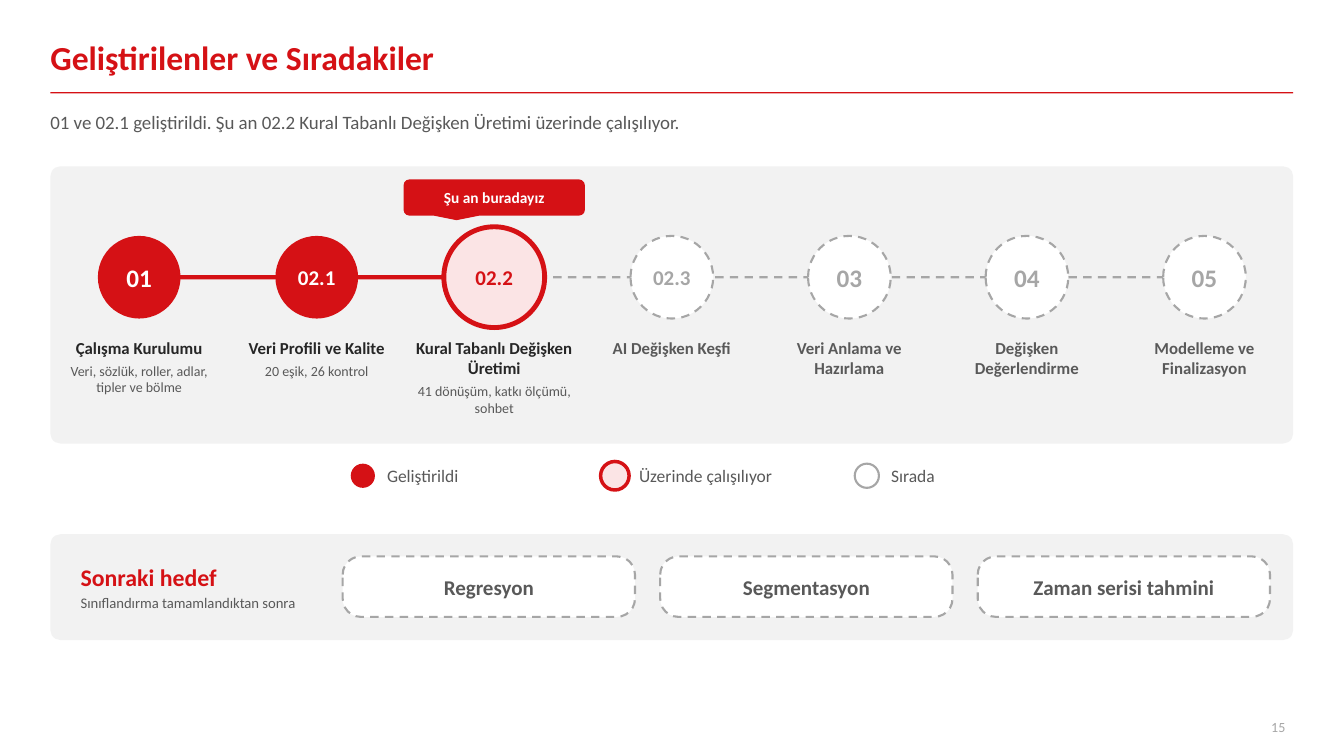
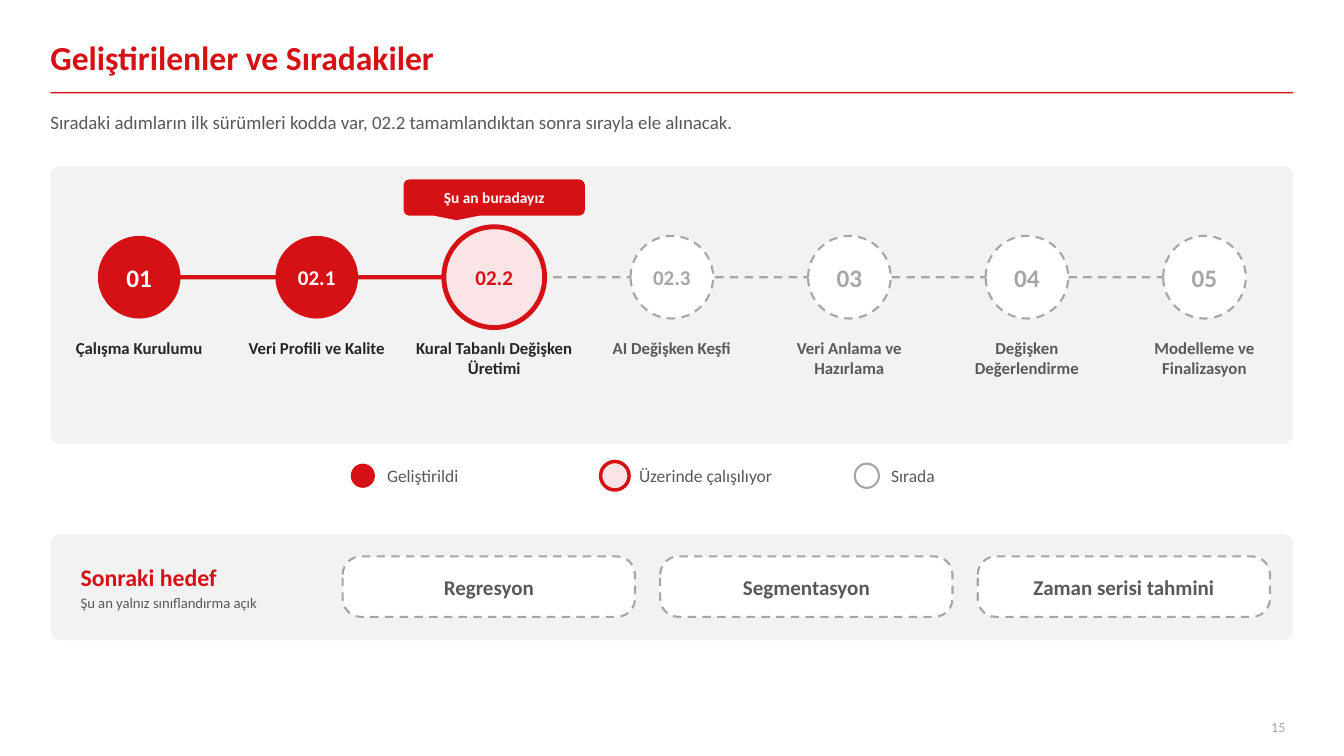
Before and after one commit to canmergen/amp, a slide deck: slide 15 of analitik_modelleme_platformu_GUNCEL/sunum/Platform_Sunum_Sade.pptx. Drawn at 1344x756 pixels with LibreOffice and Linux fonts; fonts in the diff are those of the drawing. Boxes give left, top, right and bottom in pixels: in the first picture for what was removed or moved away, otherwise in the second. Text is boxed around its words. In the diff, an @@ line names an element or a change of style, - is before the commit and + after.

```diff
--- a/analitik_modelleme_platformu_GUNCEL/sunum/Platform_Sunum_Sade.pptx
+++ b/analitik_modelleme_platformu_GUNCEL/sunum/Platform_Sunum_Sade.pptx
@@ text at <box>50,116,732,132</box>: text changed @@
-01 ve 02.1 geliştirildi. Şu an 02.2 Kural Tabanlı Değişken Üretimi üzerinde çalışılıyor.
+Sıradaki adımların ilk sürümleri kodda var, 02.2 tamamlandıktan sonra sırayla ele alınacak.
@@ text at <box>71,366,208,394</box>: paragraph removed @@
-Veri, sözlük, roller, adlar, tipler ve bölme
@@ text at <box>265,366,368,379</box>: paragraph removed @@
-20 eşik, 26 kontrol
@@ text at <box>418,386,571,413</box>: paragraph removed @@
-41 dönüşüm, katkı ölçümü, sohbet
@@ text at <box>81,598,257,611</box>: text changed @@
-Sınıflandırma tamamlandıktan sonra
+Şu an yalnız sınıflandırma açık
```
Also in this commit, not shown: 13 other slides changed, 1 other file.
